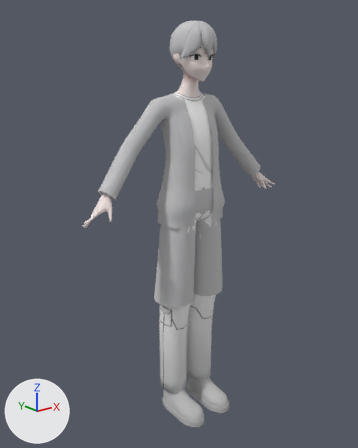
One commit to the FBX model Graffiti_Crew/Assets/04.Model/NPC/npc_male.fbx: the scene before it, then after it.
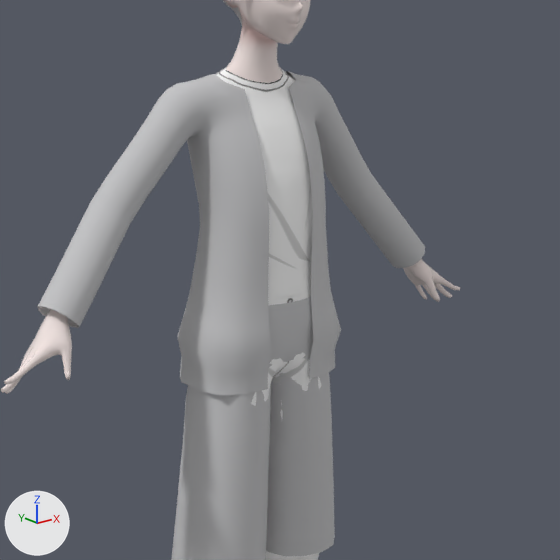
The first picture shows the older version from a 50 mm camera at (-1.39, -1.632, 1.617) aimed at (-0.048, 0.046, 0.947). The close-ups show both versions on the part from 23% to 89% of the width and 14% to 66% of the height of that picture; other places that the commit changed are outside them. Every picture has the same lights, and +X, +Y and +Z are marked at lower left. Where no turn or scale is listed for an object, it has been applied to the vertices. Vertices at the same position are counted once.

Names of what the first close-up shows: 'body_standadrd', 'bottom_01', 'bottom_02', 'bottom_03', 'top_01'.
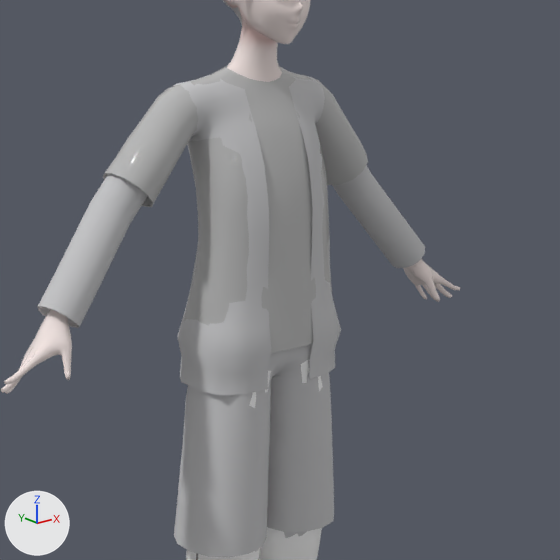
Where the newer file only moved an object's origin or applied its transform, the numbers keep the older frame.

The change, as a list of edits to the scene's bpy script:
```text
Add mat_02___default_1:
    mat_02___default_1 = principled_material('02 - Default')
    mat_02___default_1.base_color = (0.5, 0.5, 0.5)  # grey #bcbcbc
    mat_02___default_1.roughness = 0.0
Change me_mesh_001:
    used by ob_bottom_02; location = (0.0, 0.0, 0.0)
    remove me_mesh_001.from_pydata(...)  # 374 vertices, 374 faces; spans x -0.179..0.179, y -0.067..0.113, z 0.597..1.131
    add me_mesh_001.from_pydata(...)  # 426 vertices, 426 faces; spans x -0.174..0.174, y -0.067..0.113, z 0.65..1.131
    me_mesh_001 part 1
    26 faces are deleted
    14 vertices in x -0.169..0.169, y -0.066..0.086, z 0.689..0.69 move by (0.0, 0.0, 0.004)
    4 vertices in x -0.129..0.129, y -0.057..0.106, z 0.69 move by (0.0, 0.0, 0.003)
    4 vertices in x -0.02..0.02, y -0.036..-0.004, z 0.845..0.846 move by (0.0, 0.001, 0.028)
    3 vertices in x 0.013..0.025, y -0.033..0.04, z 0.597 move by (-0.001, -0.001, 0.053)
    3 vertices in x -0.025..-0.013, y -0.033..0.04, z 0.597 move by (0.001, -0.001, 0.053)
    104 vertices move from x -0.179..0.179, y -0.066..0.113, z 0.597..0.92 to x -0.174..0.174, y -0.066..0.109, z 0.65..0.921
    52 vertices are added at x -0.166..0.166, y -0.066..0.102, z 0.742..0.788
    78 new faces join them
Add me_mesh_007:
    me_mesh_007.from_pydata(...)  # 637 vertices, 630 faces; spans x -0.29..0.29, y -0.074..0.13, z 1.035..1.531
    me_mesh_007.materials.append(mat_02___default_1)  # grey #bcbcbc
Add ob_top_02:
    ob_top_02 = bpy.data.objects.new('top_02', me_mesh_007)
    ob_top_02.location = (0.0, 0.0, 0.0)
```

Pixel boxes (x1, y1, x2, y2) of what changed, in the close-ups (560 x 560 px):
'top_02', added
    after: (103, 66, 368, 353)
'bottom_02', reshaped
    before: (171, 374, 335, 560)
    after: (174, 364, 334, 558)
part 1 of me_mesh_001, built on
    before: (171, 516, 335, 560)
    after: (174, 516, 334, 558)
